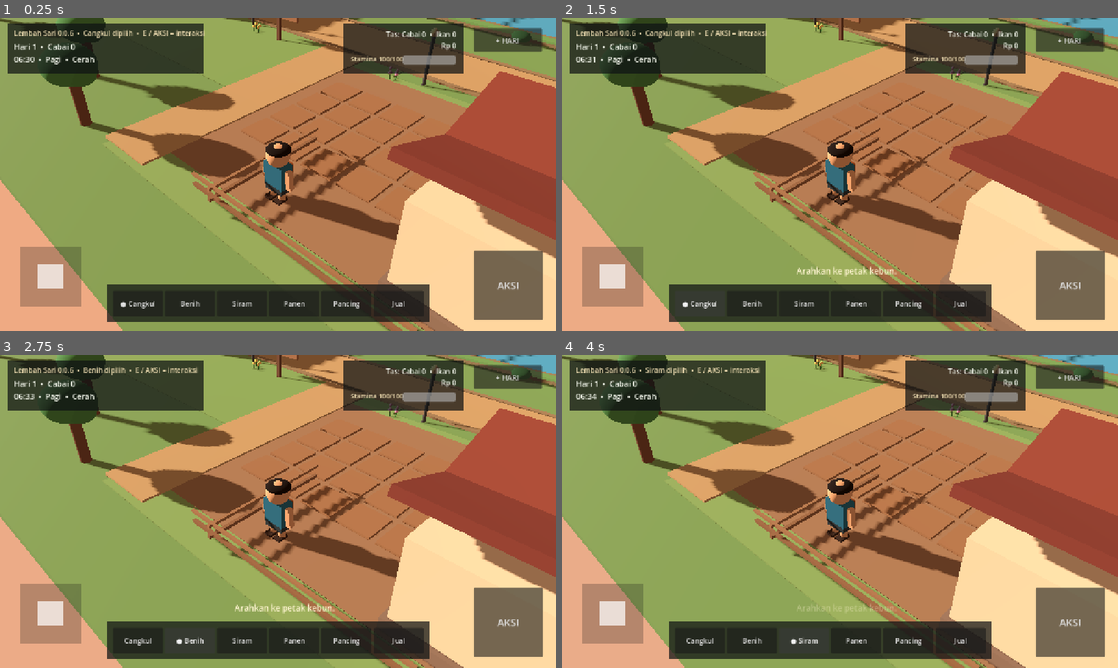
Above: before the commit, frames 1-4 (two rows, left to right).
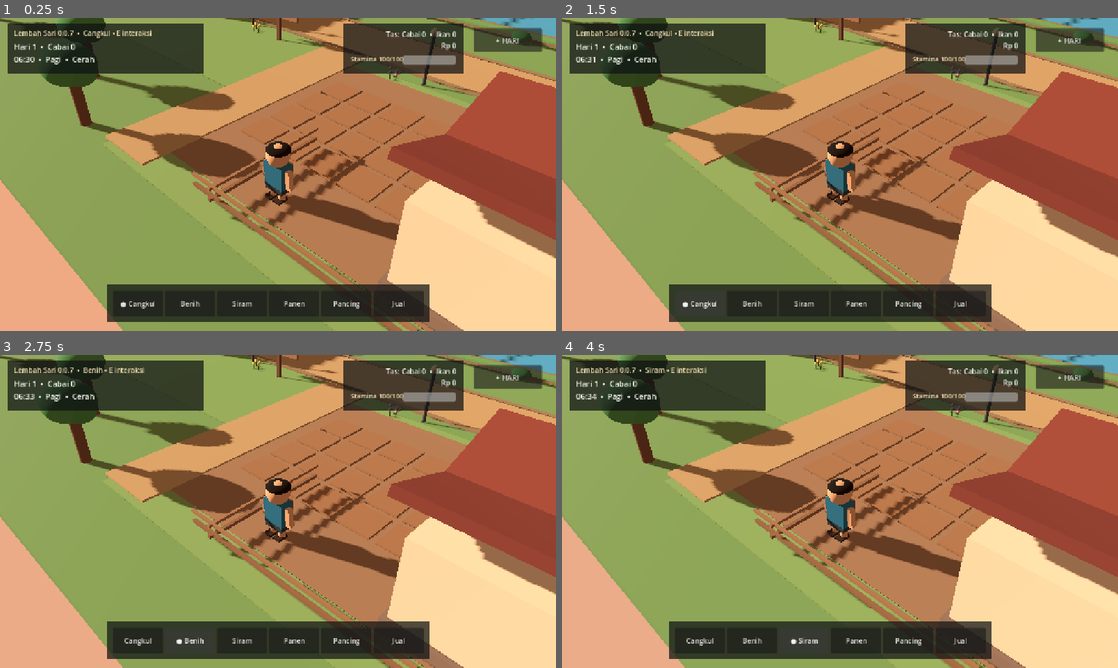
Above: after the commit, the same moments.

Repository: eneft/Lembah-sari
Game: Godot game, scene res://scenes/Main.tscn
The game is run twice, just before and just after one commit, with the same random seed, the same clock (stepped at 60 frames per second) and the same inputs.
Inputs (mouse positions are in pixels of both pictures, inside the frame that each line leads up to):
- Up to frame 1 (0.25 s): no input
- Up to frame 2 (1.5 s): click (1067, 284) at 0.5 s, where only the run before the commit has a clickable "AKSI"; click "● Cangkul" at 1.25 s
- Up to frame 3 (2.75 s): click "Benih" at 2 s
- Up to frame 4 (4 s): click "Cangkul" at 2.75 s; click "Siram" at 3.5 s

The runs differ from the first frame. In frame 1, 5.1% of the frame differs, in the area x 3-98%, y 3-97%; in frame 2, 5.3%; in frame 3, 5.3%; in frame 4, 5.2%.

Commit message:
feat: desktop-aware HUD cleanup for visual pass 0.0.7

Diff:
--- a/scripts/mobile_controls.gd
+++ b/scripts/mobile_controls.gd
@@ -6,6 +6,7 @@
 var inventory_manager: Node = null
 var stats_manager: Node = null
 
+@onready var joystick_control: Control = $Root/Joystick
 @onready var action_button: Button = $Root/ActionButton
 @onready var hoe_button: Button = $Root/HoeButton
 @onready var seed_button: Button = $Root/SeedButton
@@ -40,7 +41,18 @@
 	dialogue_close.pressed.connect(_close_dialogue)
 	dialogue_panel.visible = false
 	day_transition.visible = false
+	_apply_platform_layout()
 	call_deferred("_bind_game")
+
+func _apply_platform_layout() -> void:
+	var platform_name: String = OS.get_name()
+	var is_mobile_platform: bool = platform_name == "Android" or platform_name == "iOS"
+	joystick_control.visible = is_mobile_platform
+	action_button.visible = is_mobile_platform
+	if is_mobile_platform:
+		hint_label.text = "Lembah Sari 0.0.7  •  pilih alat • AKSI"
+	else:
+		hint_label.text = "Lembah Sari 0.0.7  •  1–6 alat • E interaksi"
 
 func _unhandled_input(event: InputEvent) -> void:
 	if dialogue_panel.visible and event.is_action_pressed("interact"):
@@ -152,7 +164,11 @@
 		"hand": hand_button.text = "● Panen"
 		"rod": rod_button.text = "● Pancing"
 		"sell": sell_button.text = "● Jual"
-	hint_label.text = "Lembah Sari 0.0.6  •  %s dipilih  •  E / AKSI = interaksi" % str(labels.get(tool, tool))
+	var platform_name: String = OS.get_name()
+	if platform_name == "Android" or platform_name == "iOS":
+		hint_label.text = "Lembah Sari 0.0.7  •  %s • AKSI" % str(labels.get(tool, tool))
+	else:
+		hint_label.text = "Lembah Sari 0.0.7  •  %s • E interaksi" % str(labels.get(tool, tool))
 
 func _on_dialogue_requested(speaker: String, text: String) -> void:
 	dialogue_name.text = speaker
